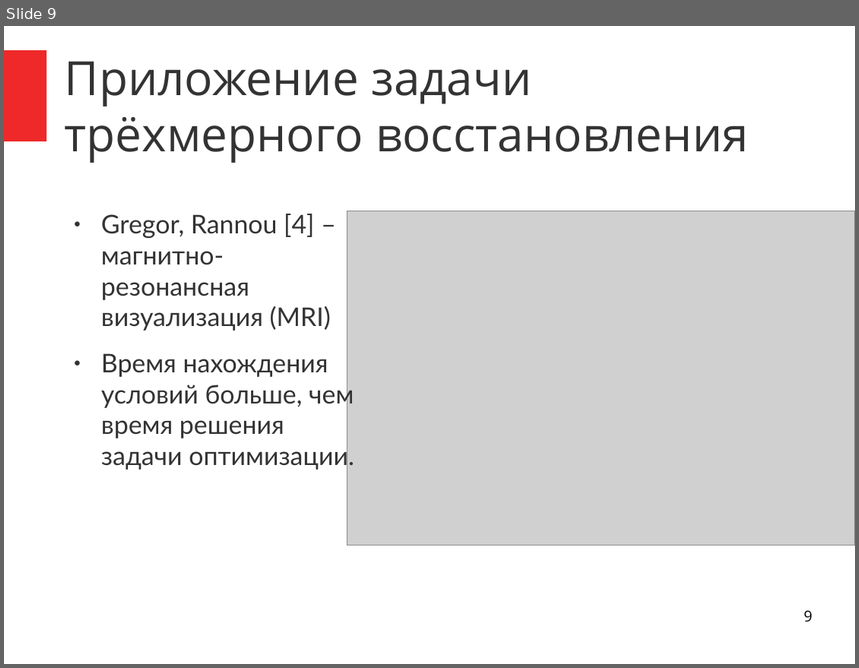
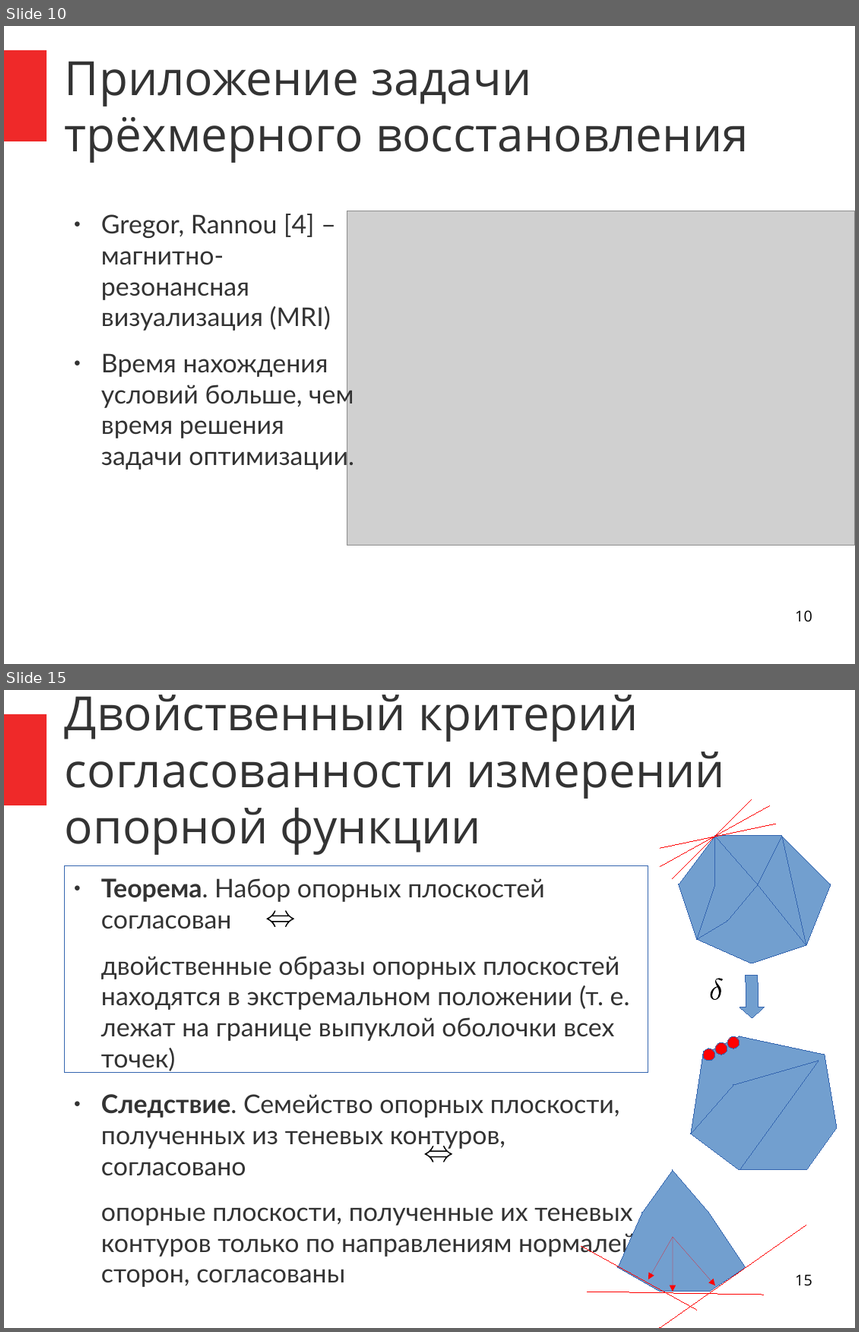
Before and after one commit to ilya-palachev/polyhedra-correction-library, a slide deck: Documentation/i.palachev/Thesis/Presentation-Feb2015/presentation-feb2015.odp. Shown one above the other, each under a label of ours: slide 9 before the commit, slides 10 and 15 after it; the slides between them are not shown. The pictures are 859x668 and 859x1332 pixels, drawn with LibreOffice and Linux fonts; fonts in the diff are those of the drawing; grey boxes stand for pictures. Boxes give left, top, right and bottom in pixels: in the first picture for what was removed or moved away, otherwise in the second. Text is boxed around its words. In the diff, an @@ line names an element or a change of style, - is before the commit and + after.

```diff
--- a/Documentation/i.palachev/Thesis/Presentation-Feb2015/presentation-feb2015.odp
+++ b/Documentation/i.palachev/Thesis/Presentation-Feb2015/presentation-feb2015.odp
@@ slide 15 added at (x1=4, y1=690, x2=855, y2=1328), background #FFFFFF; not listed: 1 template element that a slide beside it also shows @@
@@ title added at (x1=65, y1=695, x2=726, y2=855), 44 pt, text #333333 @@
+Двойственный критерий согласованности измерений опорной функции
@@ line added from (673, 878) to (753, 799), #FF0000 0 pt @@
@@ line added from (661, 866) to (770, 806), #FF0000 0 pt @@
@@ line added from (661, 848) to (776, 824), #FF0000 0 pt @@
@@ freeform shape added at (x1=679, y1=836, x2=831, y2=964), fill #729FCF, outline #3465AF 0 pt @@
@@ freeform shape added at (x1=698, y1=836, x2=759, y2=939), fill #729FCF, outline #3465AF 0 pt @@
@@ freeform shape added at (x1=758, y1=836, x2=807, y2=945), fill #729FCF, outline #3465AF 0 pt @@
@@ rectangle added at (x1=65, y1=866, x2=649, y2=1073), fill #FFFFFF, outline #3465AF 0 pt @@
@@ text added at (x1=101, y1=878, x2=636, y2=1287), 24 pt, text #333333 @@
+● Теорема. Набор опорных плоскостей согласован
+двойственные образы опорных плоскостей находятся в экстремальном положении (т. е. лежат на границе выпуклой оболочки всех точек)
+● Следствие. Семейство опорных плоскости, полученных из теневых контуров, согласовано
+опорные плоскости, полученные их теневых контуров только по направлениям нормалей сторон, согласованы
@@ freeform shape added at (x1=266, y1=916, x2=296, y2=923), fill #FFFFFF @@
@@ freeform shape added at (x1=267, y1=911, x2=294, y2=927), fill #000000 @@
@@ freeform shape added at (x1=709, y1=979, x2=724, y2=1000), fill #FFFFFF @@
@@ freeform shape added at (x1=711, y1=978, x2=723, y2=1000), fill #000000 @@
@@ right arrow added at (x1=740, y1=976, x2=764, y2=1018), fill #729FCF, outline #3465AF 0 pt @@
@@ freeform shape added at (x1=692, y1=1037, x2=838, y2=1170), fill #729FCF, outline #3465AF 0 pt @@
@@ ellipse added at (x1=704, y1=1049, x2=716, y2=1062), fill #FF0000, outline #3465AF 0 pt @@
@@ ellipse added at (x1=715, y1=1043, x2=728, y2=1056), fill #FF0000, outline #3465AF 0 pt @@
@@ ellipse added at (x1=728, y1=1037, x2=740, y2=1049), fill #FF0000, outline #3465AF 0 pt @@
@@ freeform shape added at (x1=692, y1=1061, x2=819, y2=1170), fill #729FCF, outline #3465AF 0 pt @@
@@ freeform shape added at (x1=424, y1=1152, x2=454, y2=1157), fill #FFFFFF @@
@@ freeform shape added at (x1=425, y1=1147, x2=452, y2=1163), fill #000000 @@
@@ freeform shape added at (x1=618, y1=1170, x2=746, y2=1292), fill #729FCF, outline #3465AF 0 pt @@
@@ line added from (643, 1328) to (807, 1225), #FF0000 0 pt @@
@@ line added from (582, 1246) to (698, 1310), #FF0000 0 pt @@
@@ arrow added from (673, 1238) to (649, 1280), #FF0000 0 pt @@
@@ arrow added from (673, 1238) to (673, 1293), #FF0000 0 pt @@
@@ arrow added from (673, 1238) to (715, 1287), #FF0000 0 pt @@
@@ page number added at (x1=795, y1=1275, x2=813, y2=1287), 14 pt, text #000000 @@
+15
@@ line added from (588, 1293) to (764, 1295), #FF0000 0 pt @@
@@ what was slide 9 is now slide 10 @@
@@ page number at (x1=795, y1=610, x2=813, y2=623): text changed @@
-9
+10
```
Also in this commit, not shown: 8 slides changed, 9 other slides added, 1 slide removed.
